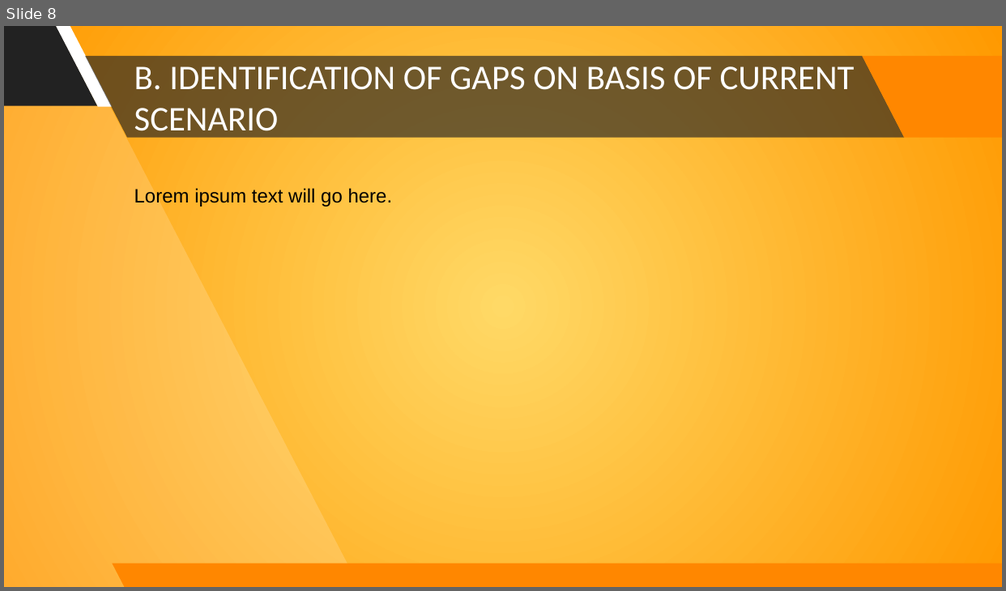
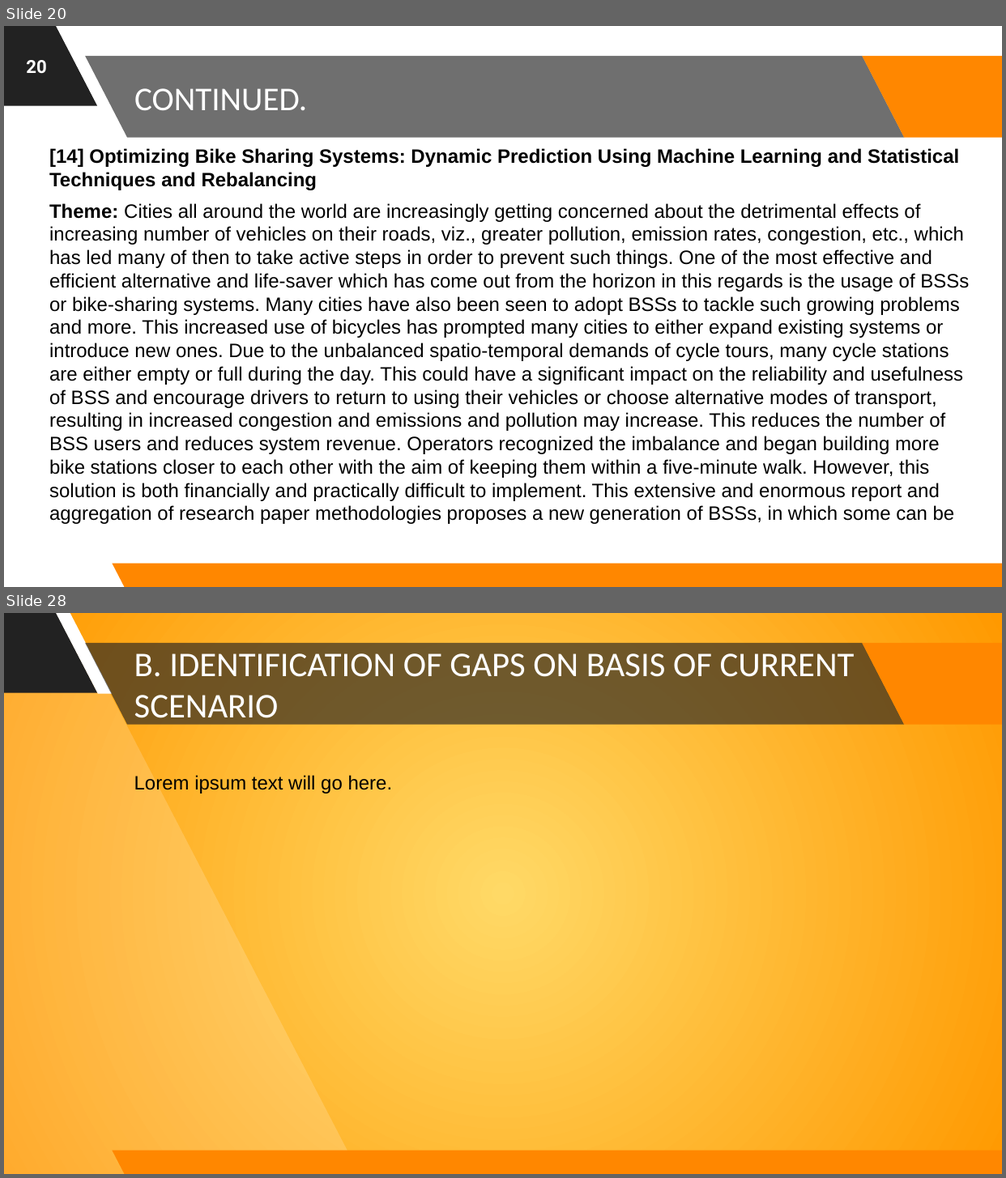
Before and after one commit to astrodestroyergithub/Divvy-Bike-Share, a slide deck: PPTS/19BCE1156_Tamojit_Roy_Capstone_Project_B.Tech_CSE_2019-23_Review-1.pptx. Shown one above the other, each under a label of ours: slide 8 before the commit, slides 20 and 28 after it; the slides between them are not shown. The pictures are 1006x591 and 1006x1178 pixels, drawn with LibreOffice and Linux fonts; fonts in the diff are those of the drawing; background and template pictures are left out. Boxes give left, top, right and bottom in pixels: in the first picture for what was removed or moved away, otherwise in the second. Text is boxed around its words. In the diff, an @@ line names an element or a change of style, - is before the commit and + after.

Commit message:
Written Themes-Discoverd-in-Review in Review-1 PPT

```diff
--- a/PPTS/19BCE1156_Tamojit_Roy_Capstone_Project_B.Tech_CSE_2019-23_Review-1.pptx
+++ b/PPTS/19BCE1156_Tamojit_Roy_Capstone_Project_B.Tech_CSE_2019-23_Review-1.pptx
@@ slide 20 added at [4, 26, 1002, 587], background picture (left out); not listed: 6 template elements that a slide beside it also shows @@
@@ page number added at [26, 60, 46, 74], 13 pt, text #FFFFFF, bold @@
+20
@@ title added at [134, 88, 307, 110], 24 pt, text #FFFFFF @@
+CONTINUED.
@@ text added at [49, 148, 969, 524], 14 pt, text #000000 @@
+[14] Optimizing Bike Sharing Systems: Dynamic Prediction Using Machine Learning and Statistical Techniques and Rebalancing
+Theme: Cities all around the world are increasingly getting concerned about the detrimental effects of increasing number of vehicles on their roads, viz., greater pollution, emission rates, congestion, etc., which has led many of then to take active steps in order to prevent such things. One of the most effective and efficient alternative and life-saver which has come out from the horizon in this regards is the usage of BSSs or bike-sharing systems. Many cities have also been seen to adopt BSSs to tackle such growing problems and more. This increased use of bicycles has prompted many cities to either expand existing systems or introduce new ones. Due to the unbalanced spatio-temporal demands of cycle tours, many cycle stations are either empty or full during the day. This could have a significant impact on the reliability and usefulness of BSS and encourage drivers to return to using their vehicles or choose alternative modes of transport, resulting in increased congestion and emissions and pollution may increase. This reduces the number of BSS users and reduces system revenue. Operators recognized the imbalance and began building more bike stations closer to each other with the aim of keeping them within a five-minute walk. However, this solution is both financially and practically difficult to implement. This extensive and enormous report and aggregation of research paper methodologies proposes a new generation of BSSs, in which some can be
@@ what was slide 8 is now slide 28 @@
```
Also in this commit, not shown: 6 slides changed, 19 other slides added, 1 other file.
